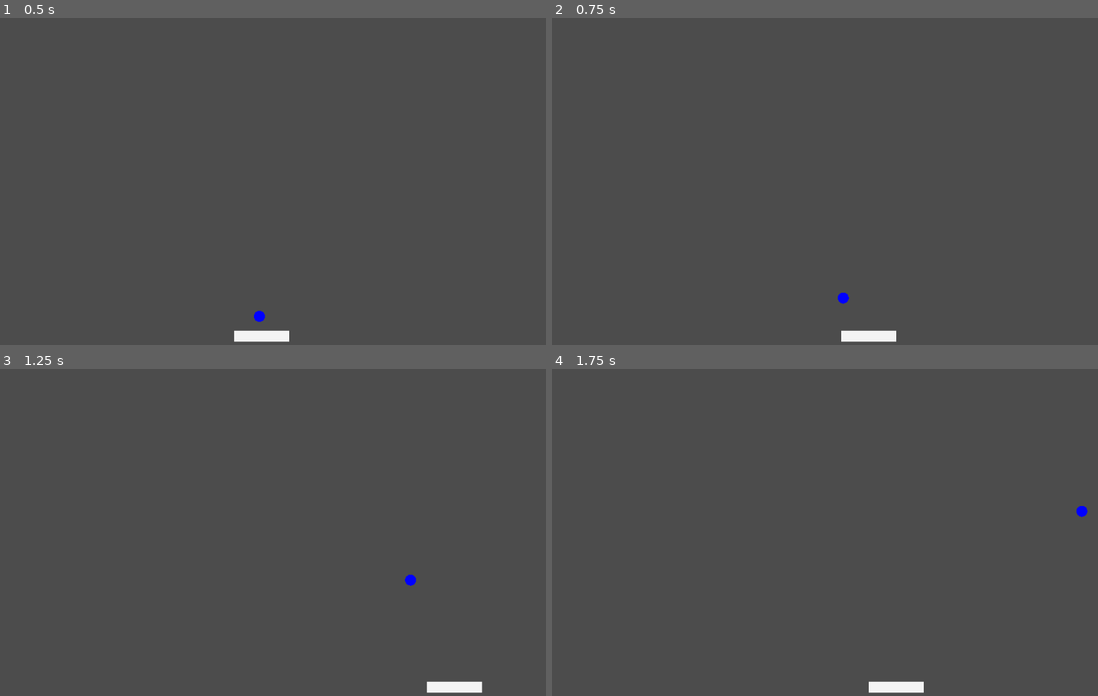
Above: before the commit, frames 1-4 (two rows, left to right).
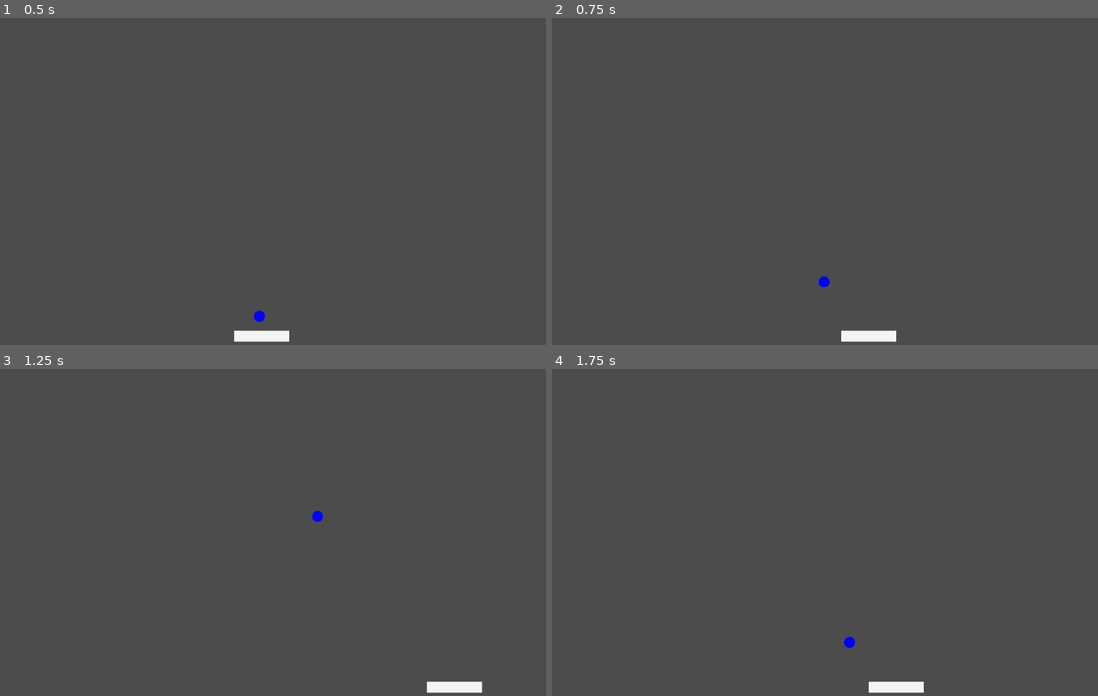
Above: after the commit, the same moments.

Repository: Demoli/Breakout
Game: Godot game, scene res://Breakout.tscn
The game is run twice, just before and just after one commit, with the same random seed, the same clock (stepped at 60 frames per second) and the same inputs.
Inputs:
- Up to frame 1 (0.5 s): no input
- Up to frame 2 (0.75 s): tap Enter at 0.5 s; hold D (player_right) from 0.53 s (still down); tap Space (fire_ball) at 0.6 s
- Up to frame 3 (1.25 s): keep holding D (player_right)
- Up to frame 4 (1.75 s): release D (player_right) at 1.28 s; hold A (player_left) from 1.28 s (still down); tap Space (fire_ball) at 1.35 s

Frame 1 is identical in both runs. In frame 2, 0.1% of the frame differs, in the area x 48-55%, y 78-88%; in frame 3, 0.1%, in the area x 57-77%, y 43-67%; in frame 4, 0.1%.

Commit message:
DD#main: feat: implement paddle bounce with random factor

Diff:
--- a/Breakout.tscn
+++ b/Breakout.tscn
@@ -13,13 +13,14 @@
 position = Vector2( 504, 548 )
 
 [node name="Node2D" parent="." instance=ExtResource( 3 )]
+position = Vector2( 317, -30 )
 scale = Vector2( 1, 1.486 )
 
 [node name="Node2D4" parent="." instance=ExtResource( 3 )]
-position = Vector2( 1029, 0 )
+position = Vector2( 653, -40 )
 scale = Vector2( 1, 1.486 )
 
 [node name="Node2D3" parent="." instance=ExtResource( 3 )]
-position = Vector2( 15, 0 )
+position = Vector2( 33, 246 )
 rotation = -1.5708
 scale = Vector2( 1, 2.3 )
--- a/ball/Ball.gd
+++ b/ball/Ball.gd
@@ -6,6 +6,8 @@
 var speed: int = 500
 var velocity: Vector2 = Vector2(0,0)
 var fired = false
+var fire_angle = 20
+
 
 # Called when the node enters the scene tree for the first time.
 func _ready():
@@ -19,7 +21,7 @@
 	if Input.is_action_just_pressed("fire_ball") and not fired:
 		fire()
 
-	print(rad2deg(velocity.angle()))
+#	print(rad2deg(velocity.angle()))
 
 	var collision = move_and_collide(velocity * delta)
 	if collision:
@@ -32,11 +34,14 @@
 	var start_x = randi() % 2
 
 	if start_x == 1:
-		velocity = velocity.rotated(deg2rad(-60))
+		velocity = velocity.rotated(deg2rad(-fire_angle))
 	else:
-		velocity = velocity.rotated(deg2rad(60))
+		velocity = velocity.rotated(deg2rad(fire_angle))
 
 	fired = true
 
 func handle_collision(collision) -> void:
-	velocity = velocity.bounce(collision.normal)
+	if collision.collider is Wall:
+		velocity = velocity.bounce(collision.normal)
+	if collision.collider is Player:
+		collision.collider.apply_bounce(collision, self)
--- a/player/Player.gd
+++ b/player/Player.gd
@@ -47,3 +47,19 @@
 
 func get_height() -> int:
 	return height
+
+func apply_bounce(collision: KinematicCollision2D, ball: KinematicBody2D):
+	var local_pos = to_local(ball.global_position)
+	var area = smoothstep(-width, width, local_pos.x) * 100
+	var normal = collision.normal
+
+	ball.velocity = ball.velocity.bounce(collision.normal * -1)
+
+	if area >= 0 and area <= 49:  # Left
+		var bounce = rand_range(-10, -60)
+		ball.velocity = ball.velocity.rotated(deg2rad(bounce))
+		pass
+	elif area > 50 : # Right
+		var bounce = rand_range(10, 60)
+		ball.velocity = ball.velocity.rotated(deg2rad(bounce))
+		pass
